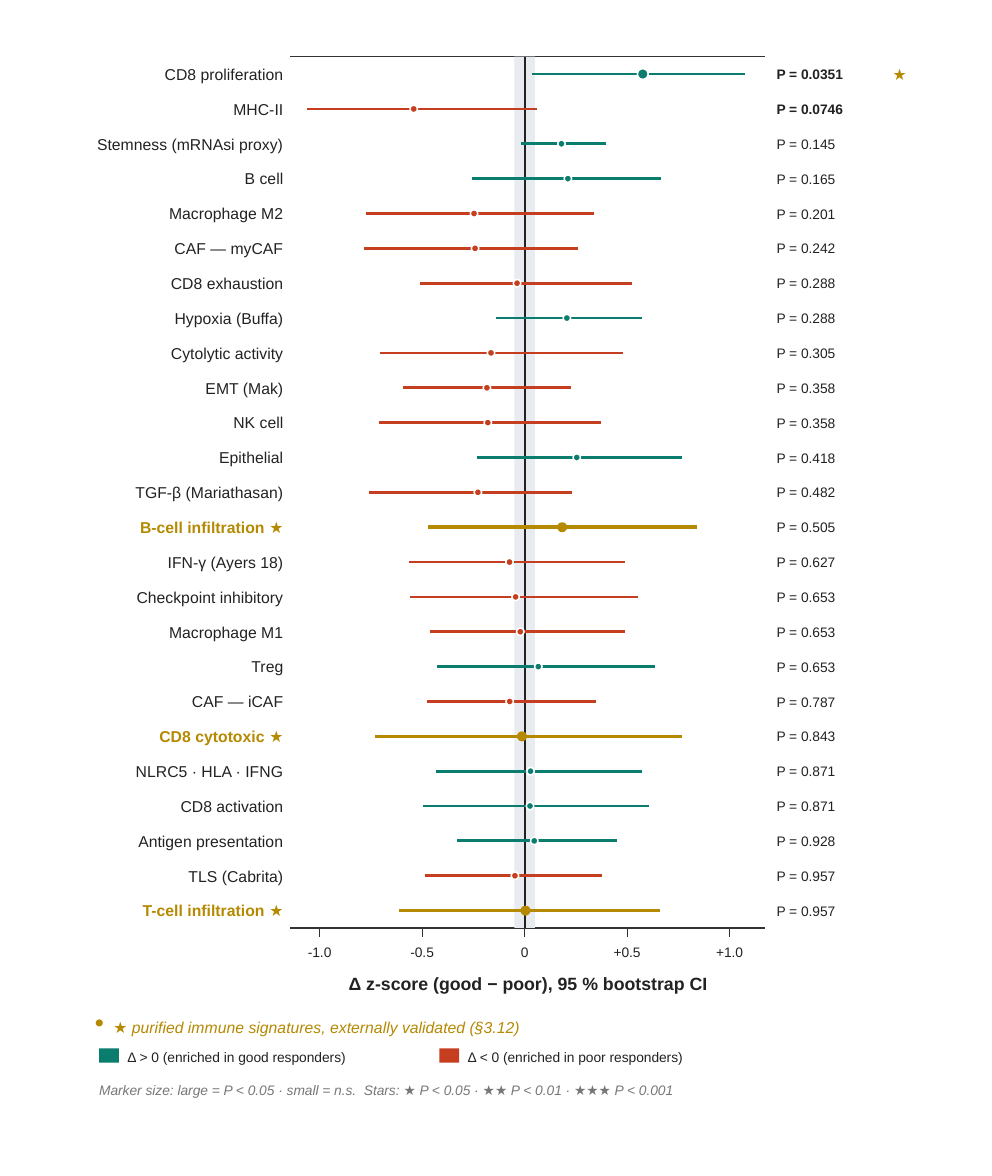
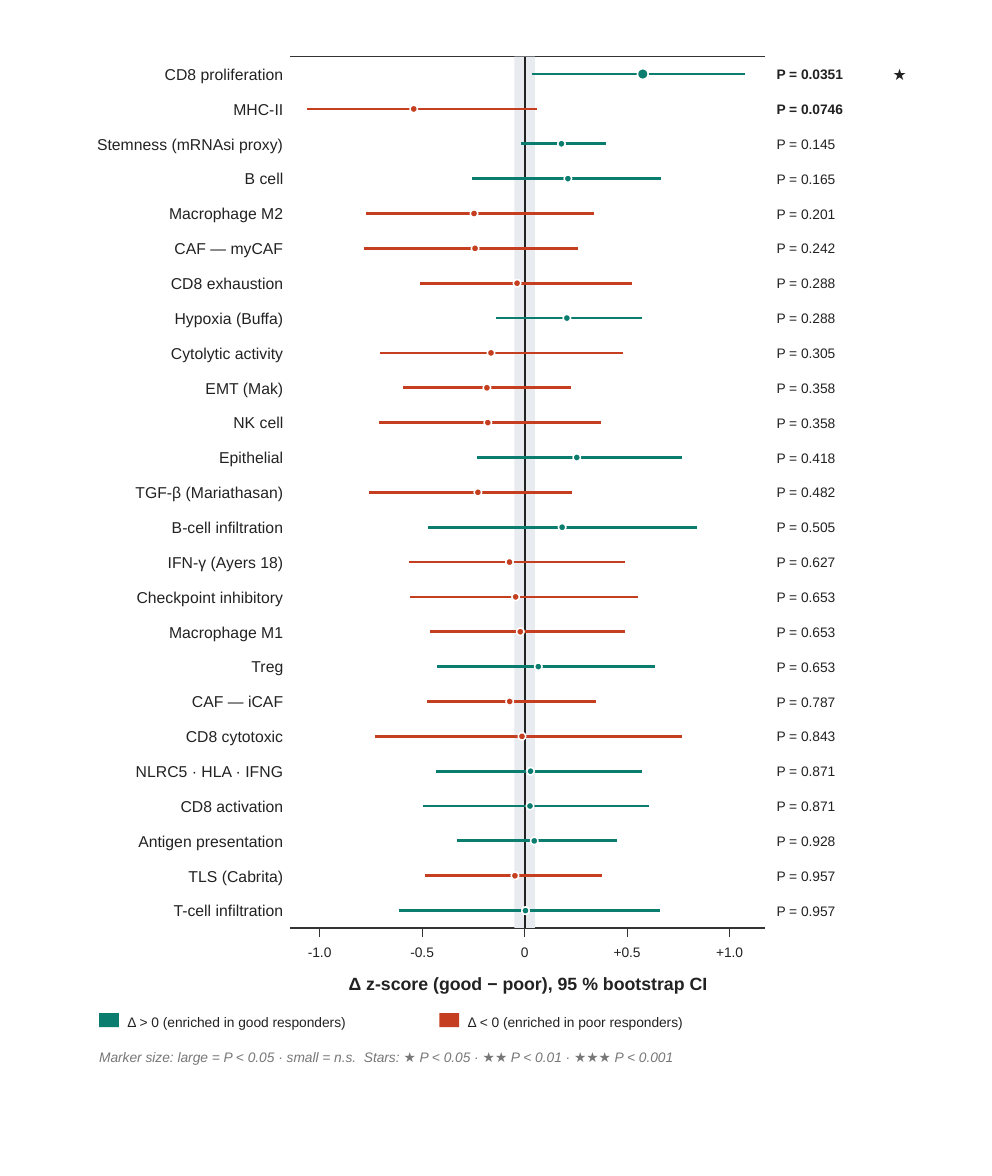
Before and after one commit to Soonlab/TNT, a slide deck: slide 1 of 260418_add/ppt/Fig4D_forest_immune3_native_editable.pptx. Drawn at 992x1176 pixels with LibreOffice and Linux fonts; fonts in the diff are those of the drawing. Boxes give left, top, right and bottom in pixels: in the first picture for what was removed or moved away, otherwise in the second. Text is boxed around its words. In the diff, an @@ line names an element or a change of style, - is before the commit and + after.

```diff
--- a/260418_add/ppt/Fig4D_forest_immune3_native_editable.pptx
+++ b/260418_add/ppt/Fig4D_forest_immune3_native_editable.pptx
@@ text "★" at [893,61,949,86]: text colour #B58900 to #222222 @@
@@ text at [172,521,283,533]: text changed; text colour #B58900 to #222222; bold off @@
-B-cell infiltration ★
+B-cell infiltration
@@ line (428, 527) - (697, 527): stroke #B58900 1.8 pt to #0A7D6E 1.4 pt @@
@@ ellipse at [558,523,565,530]: fill #B58900 to #0A7D6E; outline #B58900 1.3 pt to #FFFFFF 0.8 pt @@
@@ text at [186,730,283,746]: text changed; text colour #B58900 to #222222; bold off @@
-CD8 cytotoxic ★
+CD8 cytotoxic
@@ line (376, 737) - (682, 737): stroke #B58900 1.8 pt to #C53E1F 1.4 pt @@
@@ ellipse at [519,733,526,740]: fill #B58900 to #C53E1F; outline #B58900 1.3 pt to #FFFFFF 0.8 pt @@
@@ text at [174,904,283,916]: text changed; text colour #B58900 to #222222; bold off @@
-T-cell infiltration ★
+T-cell infiltration
@@ line (398, 911) - (660, 911): stroke #B58900 1.8 pt to #0A7D6E 1.4 pt @@
@@ ellipse at [522,907,529,914]: fill #B58900 to #0A7D6E; outline #B58900 1.3 pt to #FFFFFF 0.8 pt @@
@@ ellipse removed at [95,1019,105,1029] @@
@@ 3 texts, 2 rectangles: place and size @@
-3 texts, 2 rectangles at [99,1049,683,1098]
+3 texts, 2 rectangles at [99,1013,683,1065]
@@ text removed at [132,1021,520,1037] @@
-★ purified immune signatures, externally validated (§3.12)
```
Also in this commit, not shown: 9 other files.
